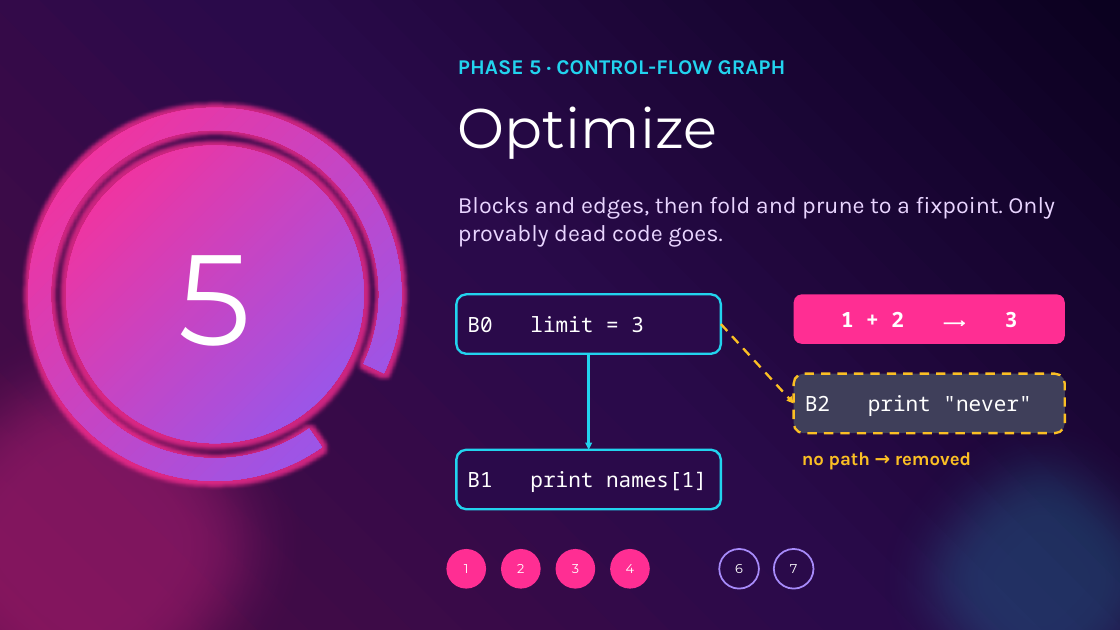
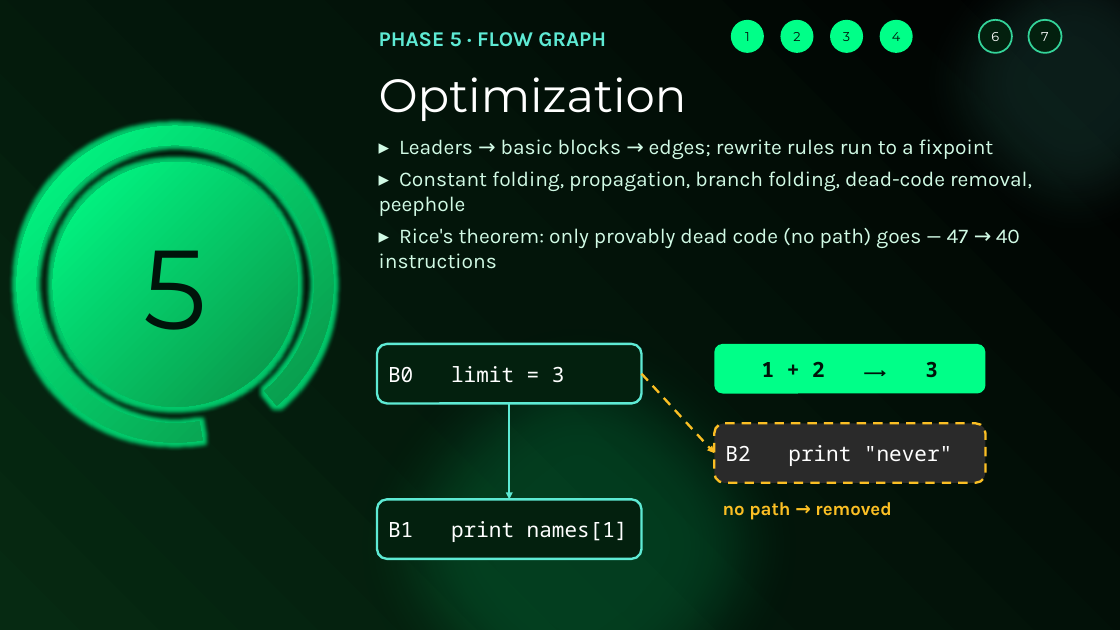
Before and after one commit to OrangeSorbet/Ouroboros, a slide deck: slide 13 of docs/Ouroboros_TOC_Endsem.pptx (slide 8 before the commit). Drawn at 1120x630 pixels with LibreOffice and Linux fonts; fonts in the diff are those of the drawing. Boxes give left, top, right and bottom in pixels: in the first picture for what was removed or moved away, otherwise in the second. Text is boxed around its words. In the diff, an @@ line names an element or a change of style, - is before the commit and + after.

```diff
--- a/docs/Ouroboros_TOC_Endsem.pptx
+++ b/docs/Ouroboros_TOC_Endsem.pptx
@@ background gradient #0B0120 to #2A0A4A to #4C0B45 to gradient #000000 to #03150A to #062A12 @@
@@ ellipse "1" resized from (x1=446, y1=549, x2=486, y2=589) to (x1=731, y1=20, x2=764, y2=53) @@
@@ ellipse "2" resized from (x1=501, y1=549, x2=540, y2=589) to (x1=781, y1=20, x2=813, y2=53) @@
@@ ellipse "3" resized from (x1=555, y1=549, x2=595, y2=589) to (x1=830, y1=20, x2=863, y2=53) @@
@@ text colour #FFFFFF to #00140A; fill #FF2E93 to #00FF88 in 5 elements at (x1=714, y1=344, x2=986, y2=393), (x1=731, y1=20, x2=764, y2=53), (x1=781, y1=20, x2=813, y2=53), (x1=830, y1=20, x2=863, y2=53), (x1=880, y1=20, x2=912, y2=53) @@
@@ ellipse "4" resized from (x1=610, y1=549, x2=649, y2=589) to (x1=880, y1=20, x2=912, y2=53) @@
@@ ellipse added at (x1=893, y1=0, x2=1120, y2=265), fill #5EEAD4 at 12% opacity @@
@@ ellipse "6" resized from (x1=719, y1=549, x2=759, y2=589) to (x1=979, y1=20, x2=1012, y2=53) @@
@@ ellipse "6" at (x1=979, y1=20, x2=1012, y2=53): fill #2A0A4A to #03200E; outline #A78BFA 1.5 pt to #34D399 1.5 pt @@
@@ ellipse "7" at (x1=1028, y1=20, x2=1061, y2=53): fill #2A0A4A to #03200E; outline #A78BFA 1.5 pt to #34D399 1.5 pt @@
@@ ellipse "7" resized from (x1=774, y1=549, x2=813, y2=589) to (x1=1028, y1=20, x2=1061, y2=53) @@
@@ text at (x1=379, y1=32, x2=606, y2=47): text changed; text colour #22D3EE to #5EEAD4 @@
-PHASE 5 · CONTROL-FLOW GRAPH
+PHASE 5 · FLOW GRAPH
@@ text added at (x1=379, y1=77, x2=687, y2=121), 40 pt, text #FFFFFF @@
+Optimization
@@ text removed at (x1=458, y1=106, x2=717, y2=159) @@
-Optimize
@@ arch (boxed as its full ring) resized from (x1=29, y1=108, x2=402, y2=481) to (x1=17, y1=126, x2=334, y2=443) @@
@@ arch (boxed as its full ring) at (x1=17, y1=126, x2=334, y2=443): fill gradient #FF2E93 to #8B5CF6 to gradient #00FF88 to #0B8F45; proportions changed @@
@@ text "▸ Leaders → basic blocks ..." at (x1=379, y1=139, x2=1032, y2=269): vertical alignment middle to top @@
@@ text at (x1=379, y1=139, x2=1032, y2=269): text changed; size 20 to 18 pt; text colour #E9D5FF to #D1FAE5 @@
-Blocks and edges, then fold and prune to a fixpoint. Only provably dead code goes.
+▸ Leaders → basic blocks → edges; rewrite rules run to a fixpoint
+▸ Constant folding, propagation, branch folding, dead-code removal, peephole
+▸ Rice's theorem: only provably dead code (no path) goes — 47 → 40 instructions
@@ ellipse "5" resized from (x1=66, y1=145, x2=364, y2=443) to (x1=53, y1=162, x2=297, y2=407) @@
@@ ellipse "5" at (x1=53, y1=162, x2=297, y2=407): size 110 to 96 pt, text colour #FFFFFF to #00140A; fill gradient #FF2E93 to #8B5CF6 to gradient #00FF88 to #0B8F45 @@
@@ ellipse removed at (x1=0, y1=297, x2=331, y2=630) @@
@@ ellipse added at (x1=331, y1=297, x2=828, y2=630), fill #00FF88 at 16% opacity @@
@@ rounded rectangle "B0 limit = 3" at (x1=377, y1=344, x2=642, y2=403): fill #2A0A4A to #03200E; outline #22D3EE 2 pt to #5EEAD4 2 pt @@
@@ 4 rounded rectangles, 2 arrows, 1 text moved together from (x1=456, y1=294, x2=1065, y2=509) to (x1=377, y1=344, x2=986, y2=559) @@
@@ arrow (509, 403) - (509, 499): stroke #22D3EE 2 pt to #5EEAD4 2 pt @@
@@ ellipse removed at (x1=860, y1=397, x2=1120, y2=630) @@
@@ rounded rectangle "B2 print "never"" at (x1=714, y1=423, x2=986, y2=483): fill #3F3F5A to #2A2A2A @@
@@ rounded rectangle "B1 print names[1]" at (x1=377, y1=499, x2=642, y2=559): fill #2A0A4A to #03200E; outline #22D3EE 2 pt to #5EEAD4 2 pt @@
```
Also in this commit, not shown: 6 other slides changed, 11 slides added, 4 slides removed, 11 other files.
